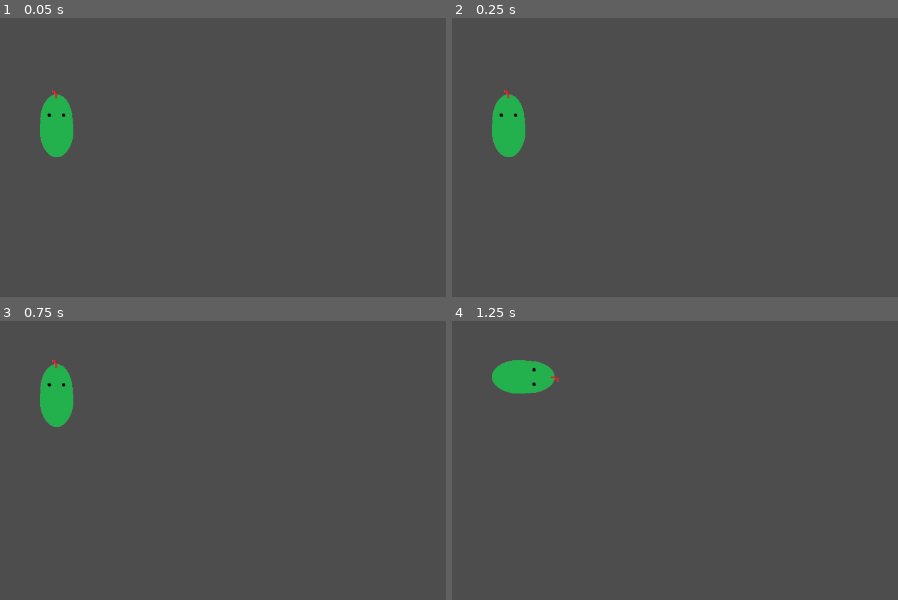
Above: before the commit, frames 1-4 (two rows, left to right).
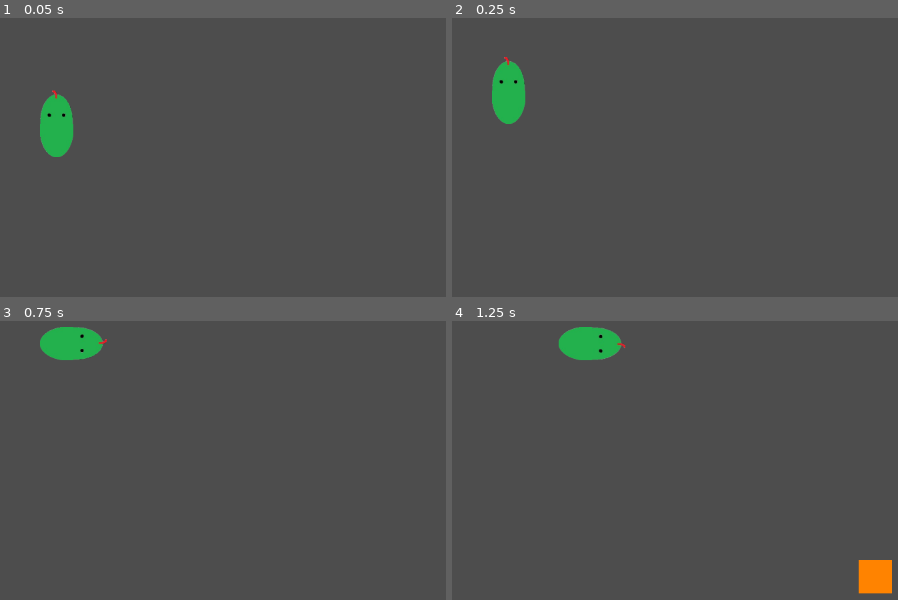
Above: after the commit, the same moments.

Repository: wabtytsai/snake-game
Game: Godot game, scene res://main.tscn
Same seed, same stepped clock (60 frames per second), same inputs: the game is played once before the commit and once after it.
Inputs:
- Up to frame 1 (0.05 s): no input
- Up to frame 2 (0.25 s): no input
- Up to frame 3 (0.75 s): hold Right (move_right) from 0.53 s (still down)
- Up to frame 4 (1.25 s): keep holding Right (move_right)

Frame 1 is identical in both runs. In frame 2, 1.8% of the frame differs, in the area x 8-17%, y 13-50%; in frame 3, 2.8%; in frame 4, 3.7%, in the area x 8-99%, y 2-98%.

Commit message:
Add simple fruit spawning logic

Diff:
--- /dev/null
+++ b/fruit.gd
@@ -0,0 +1,9 @@
+extends Area2D
+
+signal fruit_eaten
+
+
+func _on_area_entered(area: Area2D) -> void:
+    if area.is_in_group("snake_bodies"):
+        queue_free()
+        fruit_eaten.emit()
--- /dev/null
+++ b/fruit.tscn
@@ -0,0 +1,21 @@
+[gd_scene load_steps=3 format=3 uid="uid://bxeyr4upks2ii"]
+
+[ext_resource type="Script" uid="uid://y8kjac7h7crc" path="res://fruit.gd" id="1_dajs1"]
+
+[sub_resource type="RectangleShape2D" id="RectangleShape2D_frgtl"]
+size = Vector2(46, 46)
+
+[node name="Fruit" type="Area2D" groups=["fruits"]]
+script = ExtResource("1_dajs1")
+
+[node name="ColorRect" type="ColorRect" parent="."]
+offset_left = -25.0
+offset_top = -25.0
+offset_right = 25.0
+offset_bottom = 25.0
+color = Color(1, 0.5137255, 0, 1)
+
+[node name="CollisionShape2D" type="CollisionShape2D" parent="."]
+shape = SubResource("RectangleShape2D_frgtl")
+
+[connection signal="area_entered" from="." to="." method="_on_area_entered"]
--- a/main.gd
+++ b/main.gd
@@ -1,9 +1,33 @@
 extends Node
 
 @export var tail_scene: PackedScene
+@export var fruit_scene: PackedScene
+@export var body_scene: PackedScene
+const grid_size = 50
 
 # Called when the node enters the scene tree for the first time.
 func _ready() -> void:
     var tail = tail_scene.instantiate()
-    $Snake.set_next_link(tail)
+    $Snake.add_next_body(tail)
+    tail.set_speed(grid_size)
+    $Snake.set_speed(grid_size)
     add_child(tail)
+    $FruitTimer.start()
+
+
+func _on_fruit_eaten() -> void:
+    var body = body_scene.instantiate()
+    $Snake.add_next_body(body)
+    add_child(body)
+    $FruitTimer.start()
+
+func _on_fruit_timer_timeout() -> void:
+    var screen_size = get_viewport().get_visible_rect().size
+    var x = randi_range(0, screen_size.x) / grid_size * grid_size
+    var y = randi_range(0, screen_size.y) / grid_size * grid_size
+    var fruit = fruit_scene.instantiate()
+    fruit.position.x = x
+    fruit.position.y = y
+    add_child(fruit)
+    fruit.fruit_eaten.connect(_on_fruit_eaten)
+    $FruitTimer.stop()
--- a/main.tscn
+++ b/main.tscn
@@ -1,12 +1,20 @@
-[gd_scene load_steps=4 format=3 uid="uid://cqowcdkvmi3uq"]
+[gd_scene load_steps=6 format=3 uid="uid://cqowcdkvmi3uq"]
 
 [ext_resource type="Script" uid="uid://4fyfiqgvowx8" path="res://main.gd" id="1_0xm2m"]
 [ext_resource type="PackedScene" uid="uid://b7n71nwatqscu" path="res://snake/snake.tscn" id="1_ig7tw"]
 [ext_resource type="PackedScene" uid="uid://bn6e2feje0sc1" path="res://snake/tail.tscn" id="2_h2yge"]
+[ext_resource type="PackedScene" uid="uid://bxeyr4upks2ii" path="res://fruit.tscn" id="3_1bvp3"]
+[ext_resource type="PackedScene" uid="uid://xkkcu7dlfa1k" path="res://snake/body.tscn" id="4_lquwl"]
 
 [node name="Main" type="Node"]
 script = ExtResource("1_0xm2m")
 tail_scene = ExtResource("2_h2yge")
+fruit_scene = ExtResource("3_1bvp3")
+body_scene = ExtResource("4_lquwl")
 
 [node name="Snake" parent="." instance=ExtResource("1_ig7tw")]
 position = Vector2(100, 400)
+
+[node name="FruitTimer" type="Timer" parent="."]
+
+[connection signal="timeout" from="FruitTimer" to="." method="_on_fruit_timer_timeout"]
--- a/project.godot
+++ b/project.godot
@@ -15,10 +15,18 @@
 config/features=PackedStringArray("4.5", "Forward Plus")
 config/icon="res://icon.svg"
 
+[debug]
+
+gdscript/warnings/integer_division=0
+
 [display]
 
 window/size/viewport_width=1200
 window/size/viewport_height=800
+
+[global_group]
+
+snake_bodies=""
 
 [input]
 
--- a/snake/body.gd
+++ b/snake/body.gd
@@ -1,16 +1,15 @@
 extends Area2D
 class_name SnakeBody
 
-const SPEED = 50
 var next_body: SnakeBody = null
 
 
-func set_next_link(body: SnakeBody) -> void:
+func add_next_body(body: SnakeBody) -> void:
     if not body:
         return
     var old_body = next_body
     next_body = body
-    body.set_next_link(old_body)
+    body.add_next_body(old_body)
 
 
 func move(new_position, _parent_position):
--- a/snake/body.tscn
+++ b/snake/body.tscn
@@ -4,9 +4,9 @@
 [ext_resource type="Texture2D" uid="uid://cndt71xkvkow1" path="res://snake/body-1.png" id="2_7l0xe"]
 
 [sub_resource type="RectangleShape2D" id="RectangleShape2D_opl32"]
-size = Vector2(50, 50)
+size = Vector2(44, 46)
 
-[node name="Body" type="Area2D"]
+[node name="Body" type="Area2D" groups=["snake_bodies"]]
 script = ExtResource("1_7l0xe")
 metadata/_edit_group_ = true
 
--- a/snake/snake.gd
+++ b/snake/snake.gd
@@ -1,21 +1,24 @@
 extends Area2D
 
-const SPEED = 50
+var speed = 50
 var last_velocity = Vector2(0, -1)
 var is_moving = false
-var move_delay = 0.5
+var move_delay = 0.2
 var next_body: SnakeBody = null
 
 func _ready() -> void:
     is_moving = false
     $Head.play()
 
+func set_speed(new_speed):
+    speed = new_speed
 
-func set_next_link(body: SnakeBody) -> void:
-    body.position = position + last_velocity * -SPEED
+
+func add_next_body(body: SnakeBody) -> void:
+    body.position = position + last_velocity * -speed
     var old_body = next_body
     next_body = body
-    body.set_next_link(old_body)
+    body.add_next_body(old_body)
 
 
 func _process(_delta: float) -> void:
@@ -34,7 +37,7 @@
 
     if is_moving == false:
         var old_position = position
-        position += last_velocity * SPEED
+        position += last_velocity * speed
         next_body.move(old_position, position)
         set_animation(last_velocity)
 
@@ -47,3 +50,10 @@
     if direction.y == -1:
         degrees = 0
     $Head.set_global_rotation_degrees(degrees)
+
+
+
+func _on_area_entered(area: Area2D) -> void:
+    print("snake")
+    #if area.is_in_group("snake_bodies"):
+        #get_tree().call_group("snake_bodies", "queue_free")
--- a/snake/snake.tscn
+++ b/snake/snake.tscn
@@ -1,8 +1,9 @@
-[gd_scene load_steps=6 format=3 uid="uid://b7n71nwatqscu"]
+[gd_scene load_steps=7 format=3 uid="uid://b7n71nwatqscu"]
 
 [ext_resource type="Script" uid="uid://5y54kp6eae3h" path="res://snake/snake.gd" id="1_iujm3"]
 [ext_resource type="Texture2D" uid="uid://dbtca54mg218v" path="res://snake/head-1.png" id="1_j2kkt"]
 [ext_resource type="Texture2D" uid="uid://b05pqhxkmkw5e" path="res://snake/head-2.png" id="2_opl32"]
+[ext_resource type="PackedScene" uid="uid://xkkcu7dlfa1k" path="res://snake/body.tscn" id="2_vtpab"]
 
 [sub_resource type="SpriteFrames" id="SpriteFrames_iujm3"]
 animations = [{
@@ -19,10 +20,11 @@
 }]
 
 [sub_resource type="RectangleShape2D" id="RectangleShape2D_opl32"]
-size = Vector2(50, 50)
+size = Vector2(44, 46)
 
-[node name="Snake" type="Area2D"]
+[node name="Snake" type="Area2D" groups=["snake_bodies"]]
 script = ExtResource("1_iujm3")
+body_scene = ExtResource("2_vtpab")
 metadata/_edit_group_ = true
 
 [node name="Head" type="AnimatedSprite2D" parent="."]
@@ -33,3 +35,5 @@
 
 [node name="CollisionShape2D" type="CollisionShape2D" parent="."]
 shape = SubResource("RectangleShape2D_opl32")
+
+[connection signal="area_entered" from="." to="." method="_on_area_entered"]
--- a/snake/tail.gd
+++ b/snake/tail.gd
@@ -1,4 +1,9 @@
 extends SnakeBody
+
+var speed = 50
+
+func set_speed(new_speed):
+    speed = new_speed
 
 
 func move(new_position, parent_position):
@@ -6,8 +11,7 @@
     set_animation(parent_position - position)
 
 func set_animation(direction: Vector2) -> void:
-    print(direction)
-    var degrees = direction.x / SPEED * 90 + direction.y / SPEED * 180
+    var degrees = direction.x / speed * 90 + direction.y / speed * 180
     if direction.y < 0:
         degrees = 0
     $Sprite.set_global_rotation_degrees(degrees)
--- a/snake/tail.tscn
+++ b/snake/tail.tscn
@@ -4,9 +4,9 @@
 [ext_resource type="Texture2D" uid="uid://1wo7ersadcmx" path="res://snake/tail.png" id="2_a1lef"]
 
 [sub_resource type="RectangleShape2D" id="RectangleShape2D_opl32"]
-size = Vector2(50, 50)
+size = Vector2(44, 44)
 
-[node name="Tail" type="Area2D"]
+[node name="Tail" type="Area2D" groups=["snake_bodies"]]
 script = ExtResource("1_a1lef")
 metadata/_edit_group_ = true
 
Not shown, added: fruit.gd.uid
